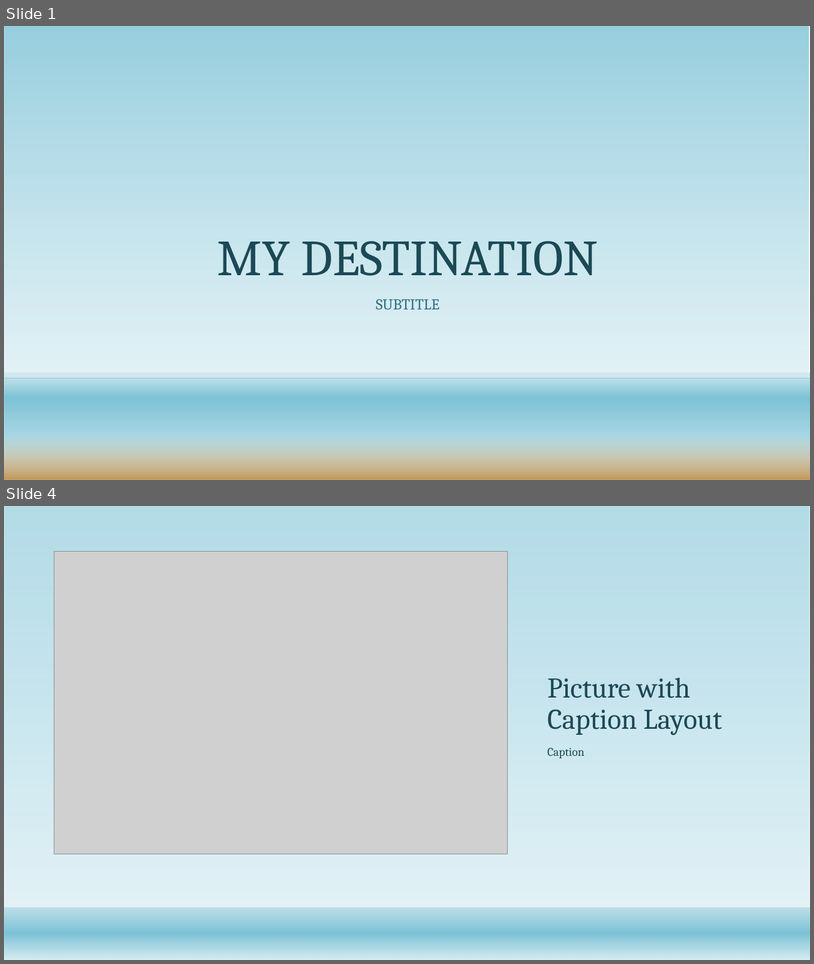
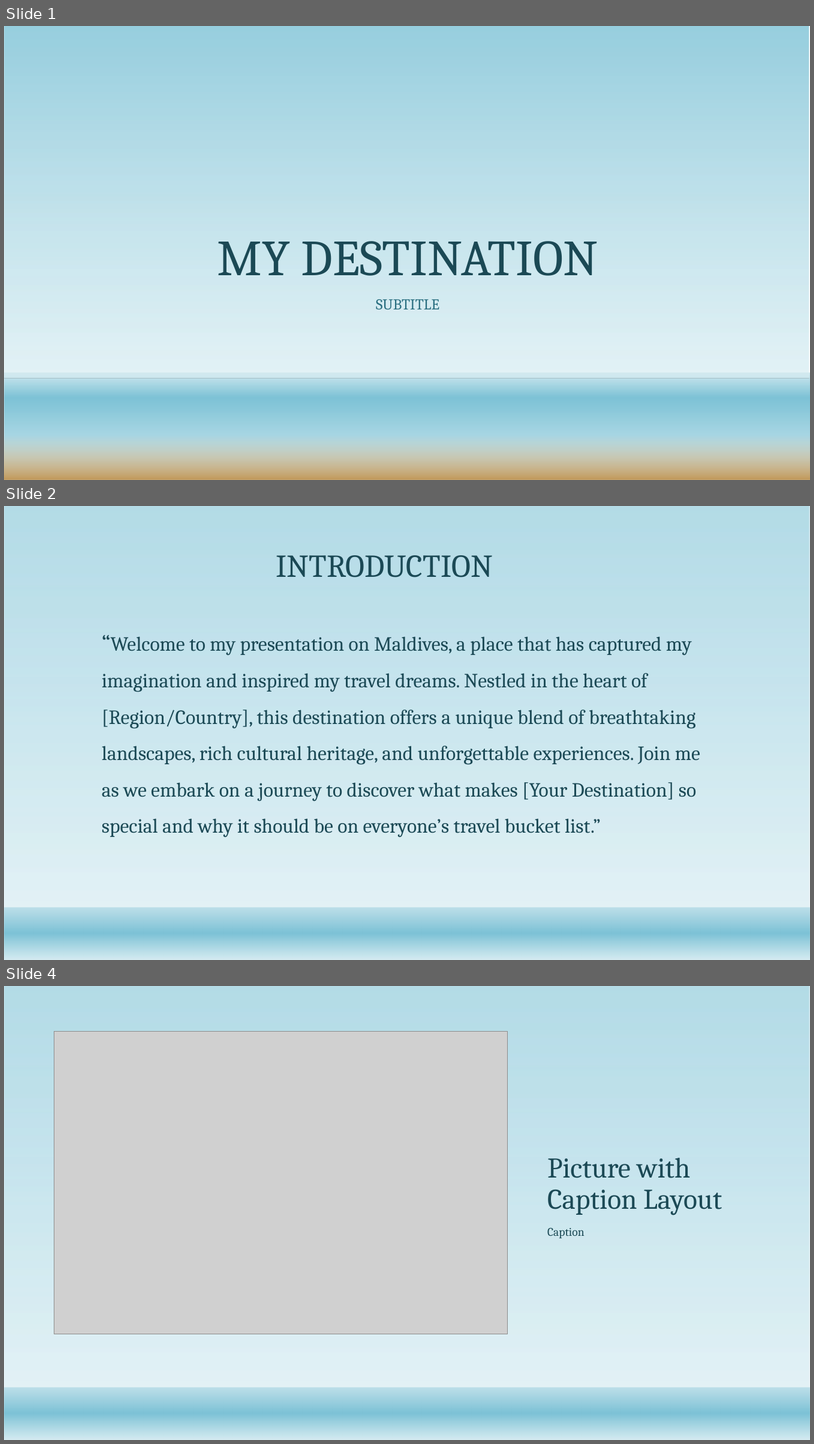
Before and after one commit to justinekyle123/My_ppt_FINAL_nani, a slide deck: Necesario.PPT.pptx. Shown one above the other, each under a label of ours: slides 1 and 4 before the commit, slides 1, 2 and 4 after it; the slides between them are not shown. The pictures are 814x964 and 814x1444 pixels, drawn with LibreOffice and Linux fonts; fonts in the diff are those of the drawing; grey boxes stand for pictures; background and template pictures are left out. Boxes give left, top, right and bottom in pixels: in the first picture for what was removed or moved away, otherwise in the second. Text is boxed around its words. In the diff, an @@ line names an element or a change of style, - is before the commit and + after.

```diff
--- a/Necesario.PPT.pptx
+++ b/Necesario.PPT.pptx
@@ slide 2 added at (4, 506, 810, 960), background #FFFFFF; not listed: 2 template elements that a slide beside it also shows @@
@@ title added at (276, 555, 493, 577), 38 pt, text #1B4855 @@
+INTRODUCTION
@@ text added at (102, 636, 701, 837), 24 pt, text #1B4855 @@
+“Welcome to my presentation on Maldives, a place that has captured my imagination and inspired my travel dreams. Nestled in the heart of [Region/Country], this destination offers a unique blend of breathtaking landscapes, rich cultural heritage, and unforgettable experiences. Join me as we embark on a journey to discover what makes [Your Destination] so special and why it should be on everyone’s travel bucket list.”
```
Also in this commit, not shown: 1 slide changed, 1 slide removed.
